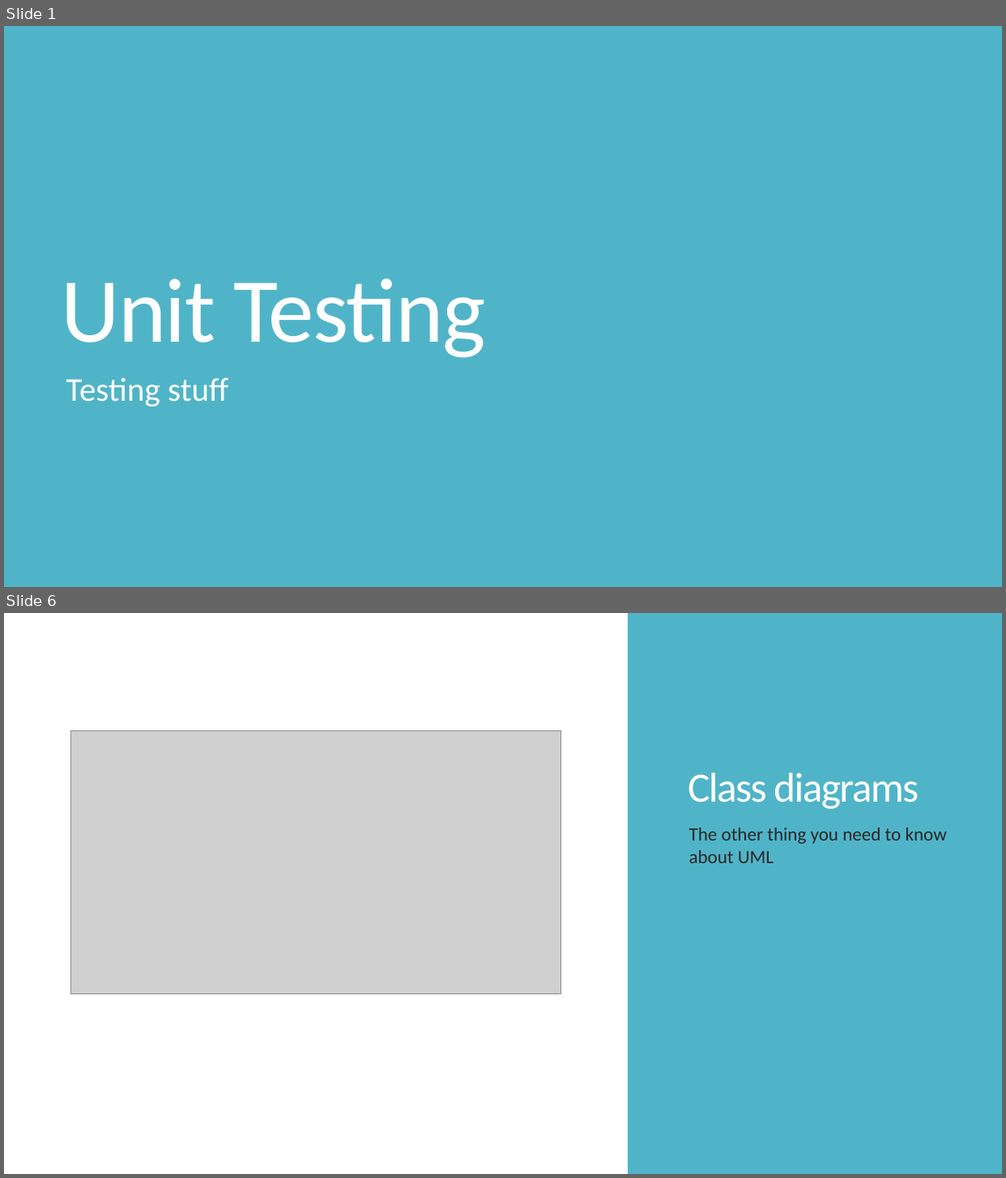
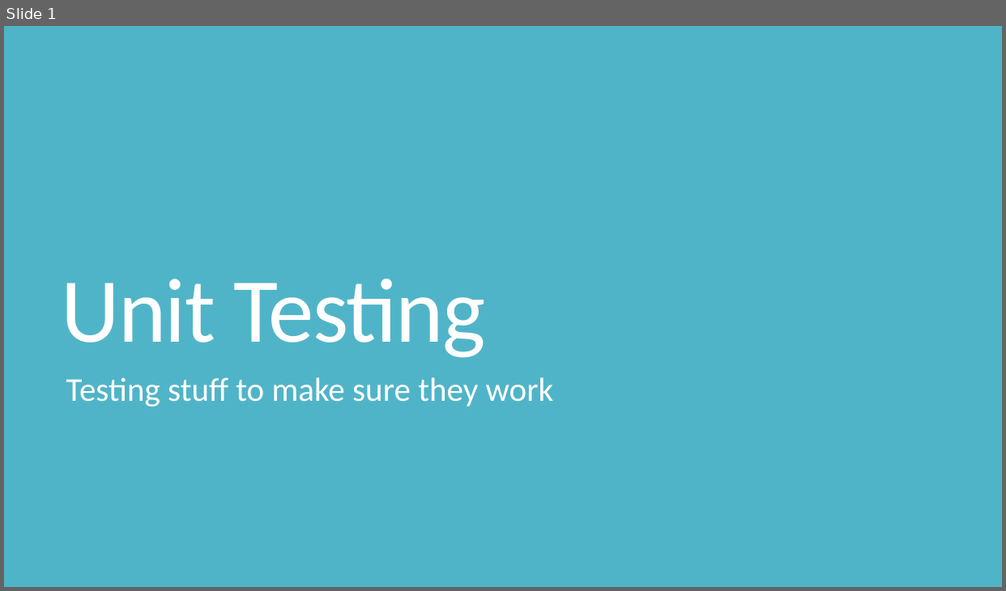
Before and after one commit to shabbir-hussain/ecse321tutorials, a slide deck: 04-UnitTesting.pptx. Shown one above the other, each under a label of ours: slides 1 and 6 before the commit, slide 1 after it; the slides between them are not shown. The pictures are 1006x1178 and 1006x591 pixels, drawn with LibreOffice and Linux fonts; fonts in the diff are those of the drawing; grey boxes stand for pictures. Boxes give left, top, right and bottom in pixels: in the first picture for what was removed or moved away, otherwise in the second. Text is boxed around its words. In the diff, an @@ line names an element or a change of style, - is before the commit and + after.

```diff
--- a/04-UnitTesting.pptx
+++ b/04-UnitTesting.pptx
@@ slide 6 removed at (x1=4, y1=613, x2=1002, y2=1174), background #FFFFFF @@
@@ rectangle removed at (x1=628, y1=613, x2=1002, y2=1174) @@
@@ picture removed at (x1=71, y1=731, x2=561, y2=994) @@
@@ title removed at (x1=688, y1=773, x2=918, y2=809) @@
-Class diagrams
@@ text removed at (x1=689, y1=828, x2=947, y2=863) @@
-The other thing you need to know about UML
@@ slide 1 changed as well @@
@@ subtitle at (x1=66, y1=378, x2=554, y2=407): text changed @@
-Testing stuff
+Testing stuff to make sure they work
```
Also in this commit, not shown: 1 other slide changed, 19 slides added, 11 other slides removed, 11 other files.
